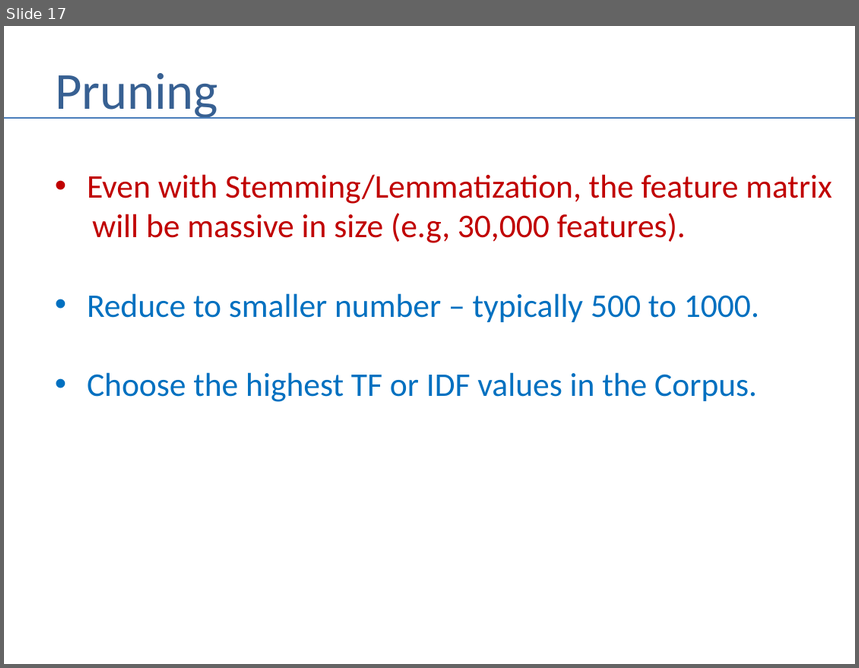
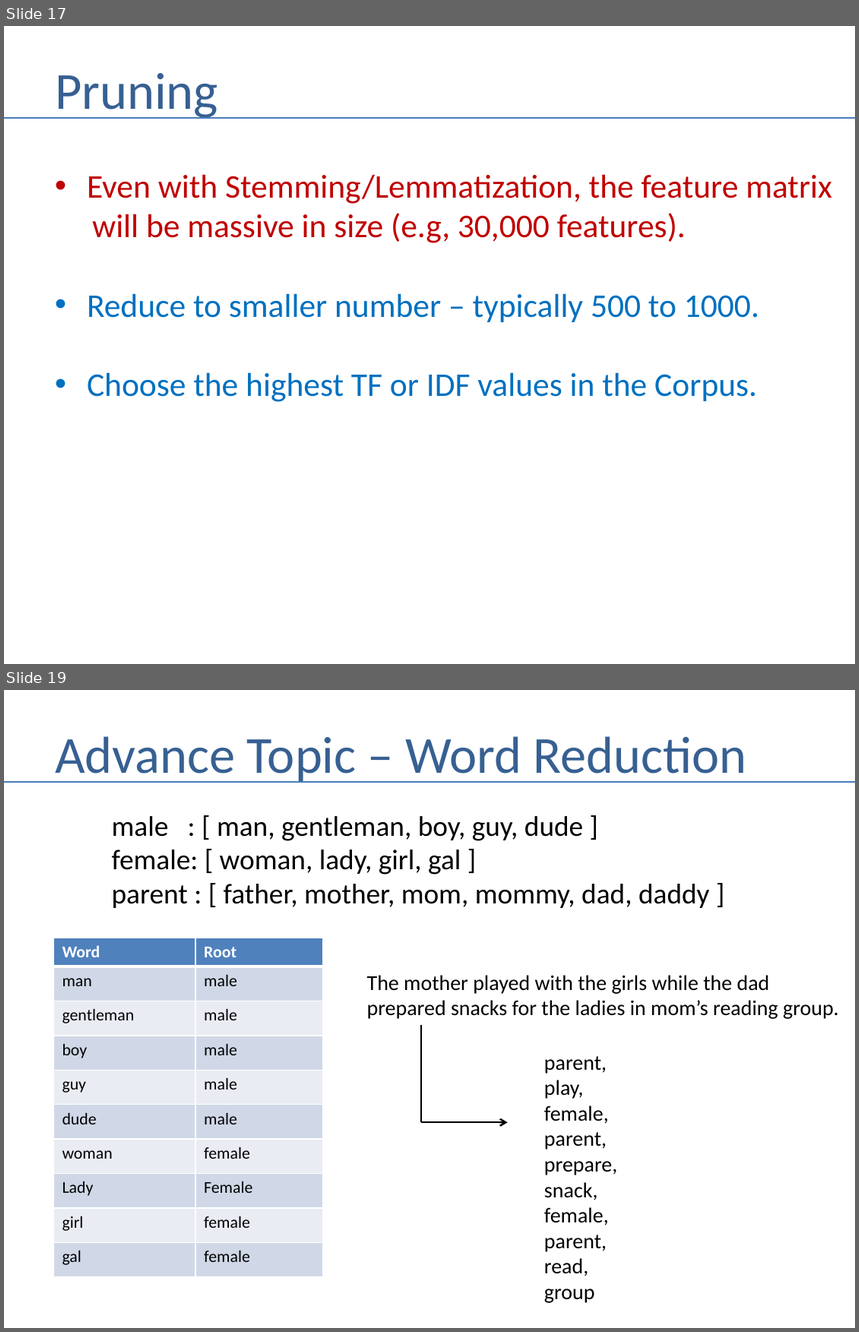
Before and after one commit to andrewferlitsch/Portland-Data-Science-Group, a slide deck: Presentations/NLP - Narrative.pptx. Shown one above the other, each under a label of ours: slide 17 before the commit, slides 17 and 19 after it; the slides between them are not shown. The pictures are 859x668 and 859x1332 pixels, drawn with LibreOffice and Linux fonts; fonts in the diff are those of the drawing. Boxes give left, top, right and bottom in pixels: in the first picture for what was removed or moved away, otherwise in the second. Text is boxed around its words. In the diff, an @@ line names an element or a change of style, - is before the commit and + after.

Commit message:
add word reduction to prez

```diff
--- a/Presentations/NLP - Narrative.pptx
+++ b/Presentations/NLP - Narrative.pptx
@@ slide 19 added at [4, 690, 855, 1328], background #FFFFFF @@
@@ title added at [55, 736, 747, 783], 44 pt, text #376092 @@
+Advance Topic – Word Reduction
@@ line added from (4, 782) to (855, 782), #4B7EBC 1.5 pt @@
@@ text added at [112, 816, 710, 908], 24 pt, text #000000 @@
+male : [ man, gentleman, boy, guy, dude ]
+female: [ woman, lady, girl, gal ]
+parent : [ father, mother, mom, mommy, dad, daddy ]
@@ table added at [53, 939, 323, 1277], 10 rows, 2 columns @@
+Word | Root
+man | male
+gentleman | male
+boy | male
+guy | male
+dude | male
+woman | female
+Lady | Female
+girl | female
+gal | female
@@ text added at [367, 975, 839, 1019], 18 pt, text #000000 @@
+The mother played with the girls while the dad
+prepared snacks for the ladies in mom’s reading group.
@@ line added from (421, 1025) to (421, 1122), #000000 1.5 pt @@
@@ text added at [544, 1056, 617, 1303], 18 pt, text #000000 @@
+parent,
+play,
+female,
+parent,
+prepare,
+snack,
+female,
+parent,
+read,
+group
@@ arrow added from (421, 1122) to (508, 1122), #000000 1.5 pt @@
```
Also in this commit, not shown: 1 slide changed, 2 other slides added.
